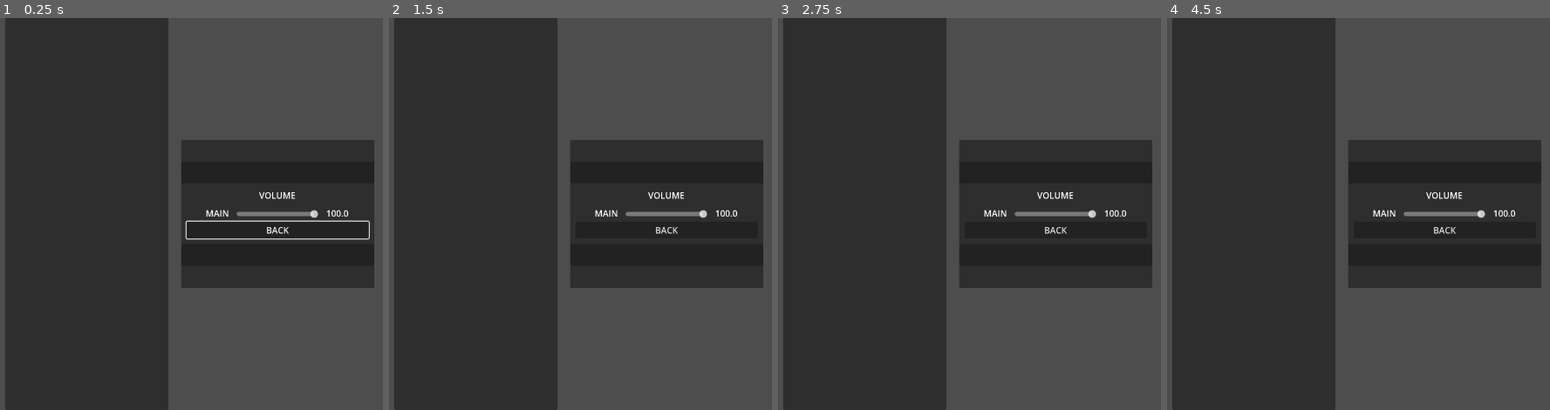
Above: before the commit, frames 1-4 (left to right).
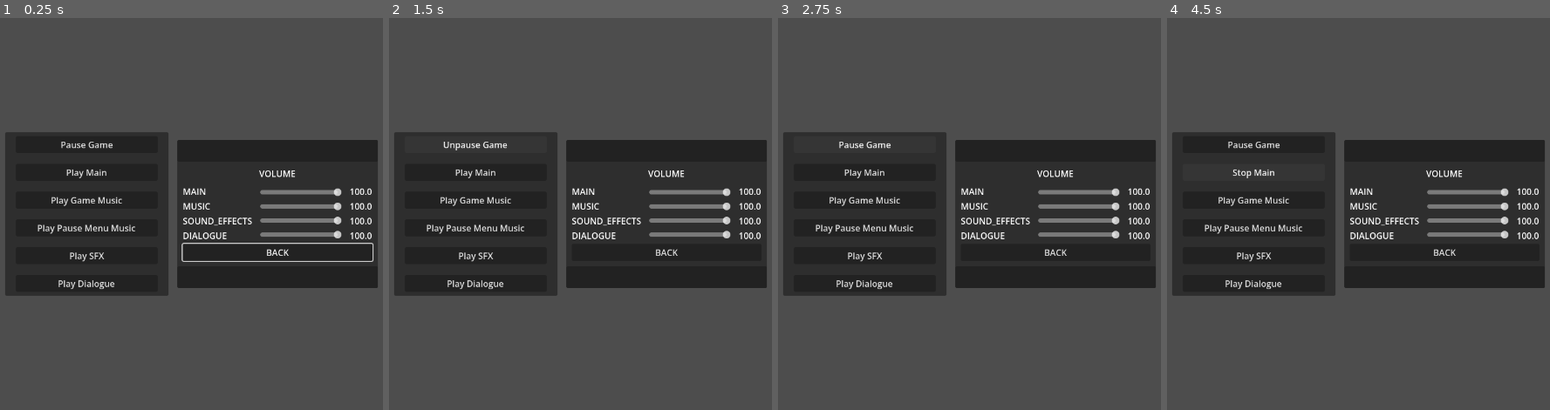
Above: after the commit, the same moments.

Repository: dragonforge-dev/dragonforge-sound
Game: Godot game, scene res://test/test_scene.tscn
Same seed, same stepped clock (60 frames per second), same inputs: the game is played once before the commit and once after it. Sound files missing from this copy of the repository are replaced by a short silence.
Inputs (mouse positions are in pixels of both pictures, inside the frame that each line leads up to):
- Up to frame 1 (0.25 s): no input
- Up to frame 2 (1.5 s): click "BACK" at 0.5 s; click (477, 143) at 1.25 s, where only the run after the commit has a clickable "Pause Game"
- Up to frame 3 (2.75 s): click (866, 143) at 2 s, where only the run after the commit has a clickable "Unpause Game"
- Up to frame 4 (4.5 s): click (1255, 198) at 2.75 s, where only the run after the commit has a clickable "Play Game Music"; click (1255, 198) at 3.5 s, where only the run after the commit has a clickable "Stop Game Music"; click (1255, 170) at 4.25 s, where only the run after the commit has a clickable "Play Main"

The runs differ from the first frame. In frame 1, 29% of the frame differs, in the area x 1-99%, y 0-100%; in frame 2, 29%; in frame 3, 29%; in frame 4, 29%.
Error in both runs: Invalid access to property or key 'Settings' on a base object of type 'Dictionary[String, Screen]'. (res://addons/dragonforge_user_interface/ui.gd:25)

Commit message:
Added new tests.

Diff:
--- /dev/null
+++ b/default_bus_layout.tres
@@ -0,0 +1,27 @@
+[gd_resource type="AudioBusLayout" format=3 uid="uid://bubhvcjsgrag1"]
+
+[resource]
+bus/1/name = &"SFX"
+bus/1/solo = false
+bus/1/mute = false
+bus/1/bypass_fx = false
+bus/1/volume_db = 0.0
+bus/1/send = &"Master"
+bus/2/name = &"UI"
+bus/2/solo = false
+bus/2/mute = false
+bus/2/bypass_fx = false
+bus/2/volume_db = 0.0
+bus/2/send = &"Master"
+bus/3/name = &"Music"
+bus/3/solo = false
+bus/3/mute = false
+bus/3/bypass_fx = false
+bus/3/volume_db = 0.0
+bus/3/send = &"Master"
+bus/4/name = &"Dialogue"
+bus/4/solo = false
+bus/4/mute = false
+bus/4/bypass_fx = false
+bus/4/volume_db = 0.0
+bus/4/send = &"Master"
--- a/project.godot
+++ b/project.godot
@@ -23,7 +23,7 @@
 
 [audio]
 
-buses/default_bus_layout=""
+buses/default_bus_layout="uid://bubhvcjsgrag1"
 
 [autoload]
 
--- /dev/null
+++ b/test/pause_button.gd
@@ -0,0 +1,15 @@
+extends Button
+
+
+func _ready() -> void:
+	pressed.connect(_on_button_pressed)
+
+
+func _on_button_pressed() -> void:
+	Sound.play_ui_sound(Sound.get_sound("button_pressed"))
+	if get_tree().paused:
+		get_tree().paused = false
+		text = "Pause Game"
+	else:
+		get_tree().paused = true
+		text = "Unpause Game"
--- /dev/null
+++ b/test/play_button.gd
@@ -0,0 +1,19 @@
+extends Button
+
+@export var button_name: String
+
+@onready var audio_stream_player: AudioStreamPlayer = $AudioStreamPlayer
+
+
+func _ready() -> void:
+	pressed.connect(_on_button_pressed)
+
+
+func _on_button_pressed() -> void:
+	Sound.play_ui_sound(Sound.get_sound("button_pressed"))
+	if audio_stream_player.playing:
+		audio_stream_player.stop()
+		text = "Play " + button_name
+	else:
+		audio_stream_player.play()
+		text = "Stop " + button_name
--- /dev/null
+++ b/test/play_music_button.gd
@@ -0,0 +1,19 @@
+extends Button
+
+@export var button_name: String
+
+@onready var audio_stream_player: AudioStreamPlayer = $AudioStreamPlayer
+
+
+func _ready() -> void:
+	pressed.connect(_on_button_pressed)
+
+
+func _on_button_pressed() -> void:
+	Sound.play_ui_sound(Sound.get_sound("button_pressed"))
+	if Music.is_playing():
+		Music.stop()
+		text = "Play " + button_name
+	else:
+		Music.play(audio_stream_player.stream)
+		text = "Stop " + button_name
--- a/test/test_scene.tscn
+++ b/test/test_scene.tscn
@@ -1,7 +1,15 @@
 [gd_scene format=3 uid="uid://ceuotv6vw4sby"]
 
 [ext_resource type="Script" uid="uid://cqb2dskharmbd" path="res://test/test_scene.gd" id="1_m5cd5"]
+[ext_resource type="Script" uid="uid://jy74aj3d31qq" path="res://test/play_button.gd" id="2_56kpk"]
+[ext_resource type="Script" uid="uid://bm768j30oy5kw" path="res://test/pause_button.gd" id="2_fkvod"]
 [ext_resource type="PackedScene" uid="uid://d2gujmw182d4w" path="res://addons/dragonforge_sound/ui/screens/audio.tscn" id="3_56kpk"]
+[ext_resource type="AudioStream" uid="uid://d02o1318qyvpo" path="res://aseets/audio/music/dragonforge_theme.mp3" id="3_gaudv"]
+[ext_resource type="AudioStream" uid="uid://bnnwmy661ys6n" path="res://aseets/audio/dialogue/miscellaneous_6_ian.wav" id="3_mwmxg"]
+[ext_resource type="AudioStream" uid="uid://carv1d8wsy320" path="res://aseets/audio/sfx/anvil hit 7.wav" id="4_hldr7"]
+[ext_resource type="Script" uid="uid://enr6wmihf37r" path="res://test/play_music_button.gd" id="5_k8f1l"]
+[ext_resource type="AudioStream" uid="uid://rk8eauoer0vw" path="res://aseets/audio/dialogue/miscellaneous_9_karen.wav" id="5_xdggk"]
+[ext_resource type="AudioStream" uid="uid://dbin0xajscbcn" path="res://aseets/audio/music/Dragonforge Theme (Tavern Version).mp3" id="7_lke18"]
 
 [node name="Test Scene" type="Control" unique_id=93880959]
 process_mode = 3
@@ -24,20 +32,15 @@
 alignment = 1
 
 [node name="Panel" type="Panel" parent="HBoxContainer" unique_id=79844683]
-custom_minimum_size = Vector2(300, 500)
+custom_minimum_size = Vector2(300, 300)
 layout_mode = 2
+size_flags_vertical = 4
 
 [node name="MarginContainer" type="MarginContainer" parent="HBoxContainer/Panel" unique_id=1733470440]
 layout_mode = 1
-anchors_preset = 8
-anchor_left = 0.5
-anchor_top = 0.5
-anchor_right = 0.5
-anchor_bottom = 0.5
-offset_left = -150.0
-offset_top = -200.0
-offset_right = 150.0
-offset_bottom = 200.0
+anchors_preset = 15
+anchor_right = 1.0
+anchor_bottom = 1.0
 grow_horizontal = 2
 grow_vertical = 2
 theme_override_constants/margin_left = 20
@@ -46,8 +49,68 @@
 theme_override_constants/margin_bottom = 20
 
 [node name="VBoxContainer" type="VBoxContainer" parent="HBoxContainer/Panel/MarginContainer" unique_id=1873226775]
+process_mode = 1
 layout_mode = 2
 theme_override_constants/separation = 20
+
+[node name="Pause Button" type="Button" parent="HBoxContainer/Panel/MarginContainer/VBoxContainer" unique_id=956150932]
+process_mode = 3
+layout_mode = 2
+tooltip_text = "This button pauses the game and all sound EXCEPT for the pause menu music (if playing) and UI button clicks."
+text = "Pause Game"
+script = ExtResource("2_fkvod")
+
+[node name="Main Button" type="Button" parent="HBoxContainer/Panel/MarginContainer/VBoxContainer" unique_id=1243865183]
+layout_mode = 2
+text = "Play Main"
+script = ExtResource("2_56kpk")
+button_name = "Main"
+
+[node name="AudioStreamPlayer" type="AudioStreamPlayer" parent="HBoxContainer/Panel/MarginContainer/VBoxContainer/Main Button" unique_id=1921497999]
+stream = ExtResource("3_mwmxg")
+
+[node name="Game Music Button" type="Button" parent="HBoxContainer/Panel/MarginContainer/VBoxContainer" unique_id=1684612681]
+layout_mode = 2
+tooltip_text = "This button can only be pressed when the game is un-paused. It controls whether the game music is playing."
+text = "Play Game Music"
+script = ExtResource("5_k8f1l")
+button_name = "Game Music"
+
+[node name="AudioStreamPlayer" type="AudioStreamPlayer" parent="HBoxContainer/Panel/MarginContainer/VBoxContainer/Game Music Button" unique_id=1749510369]
+stream = ExtResource("7_lke18")
+bus = &"Music"
+
+[node name="Pause Menu MusicMusic Button" type="Button" parent="HBoxContainer/Panel/MarginContainer/VBoxContainer" unique_id=926974538]
+process_mode = 2
+layout_mode = 2
+tooltip_text = "This button can only be pressed when the game is paused. It controls whether the pause menu music is playing."
+text = "Play Pause Menu Music"
+script = ExtResource("5_k8f1l")
+button_name = "Pause Menu Music"
+
+[node name="AudioStreamPlayer" type="AudioStreamPlayer" parent="HBoxContainer/Panel/MarginContainer/VBoxContainer/Pause Menu MusicMusic Button" unique_id=5923342]
+stream = ExtResource("3_gaudv")
+bus = &"Music"
+
+[node name="SFX Button" type="Button" parent="HBoxContainer/Panel/MarginContainer/VBoxContainer" unique_id=1084476272]
+layout_mode = 2
+text = "Play SFX"
+script = ExtResource("2_56kpk")
+button_name = "SFX"
+
+[node name="AudioStreamPlayer" type="AudioStreamPlayer" parent="HBoxContainer/Panel/MarginContainer/VBoxContainer/SFX Button" unique_id=2110798297]
+stream = ExtResource("4_hldr7")
+bus = &"SFX"
+
+[node name="Dialogue Button" type="Button" parent="HBoxContainer/Panel/MarginContainer/VBoxContainer" unique_id=1864862933]
+layout_mode = 2
+text = "Play Dialogue"
+script = ExtResource("2_56kpk")
+button_name = "Dialogue"
+
+[node name="AudioStreamPlayer" type="AudioStreamPlayer" parent="HBoxContainer/Panel/MarginContainer/VBoxContainer/Dialogue Button" unique_id=58279472]
+stream = ExtResource("5_xdggk")
+bus = &"Dialogue"
 
 [node name="Audio" parent="HBoxContainer" unique_id=162290763 instance=ExtResource("3_56kpk")]
 layout_mode = 2
Not shown, removed: addons/new_bus_layout.tres
Not shown, added: aseets/audio/dialogue/miscellaneous_6_ian.wav.import
Not shown, added: aseets/audio/dialogue/miscellaneous_9_karen.wav.import
Not shown, added: aseets/audio/music/Dragonforge Theme (Tavern Version).mp3.import
Not shown, added: aseets/audio/music/dragonforge_theme.mp3.import
Not shown, added: aseets/audio/sfx/anvil hit 7.wav.import
Not shown, added: test/pause_button.gd.uid
Not shown, added: test/play_button.gd.uid
Not shown, added: test/play_music_button.gd.uid
Not shown, added: aseets/audio/dialogue/miscellaneous_6_ian.wav
Not shown, added: aseets/audio/dialogue/miscellaneous_9_karen.wav
Not shown, added: aseets/audio/music/Dragonforge Theme (Tavern Version).mp3
(and 2 more such lines)
